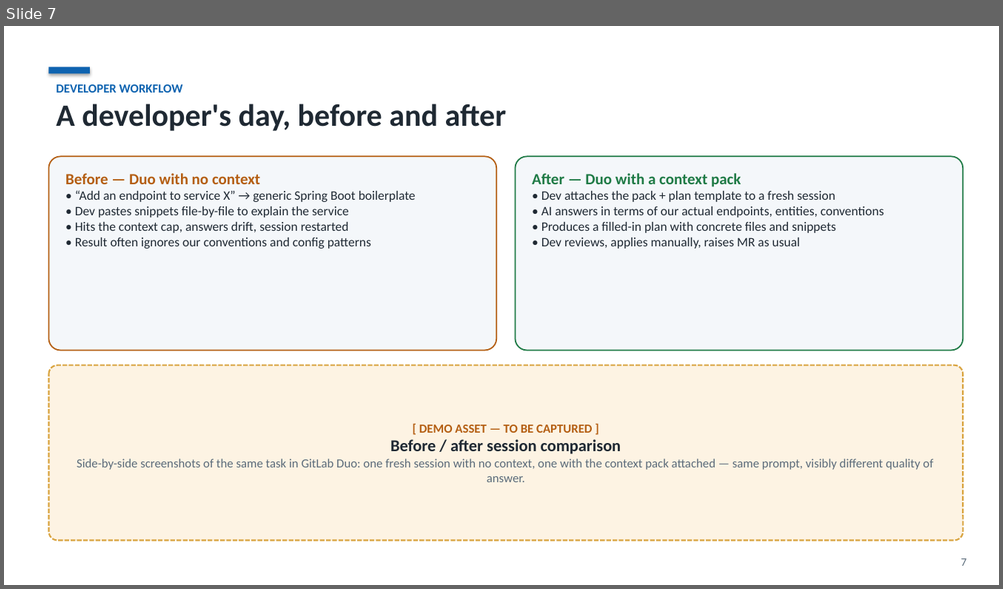
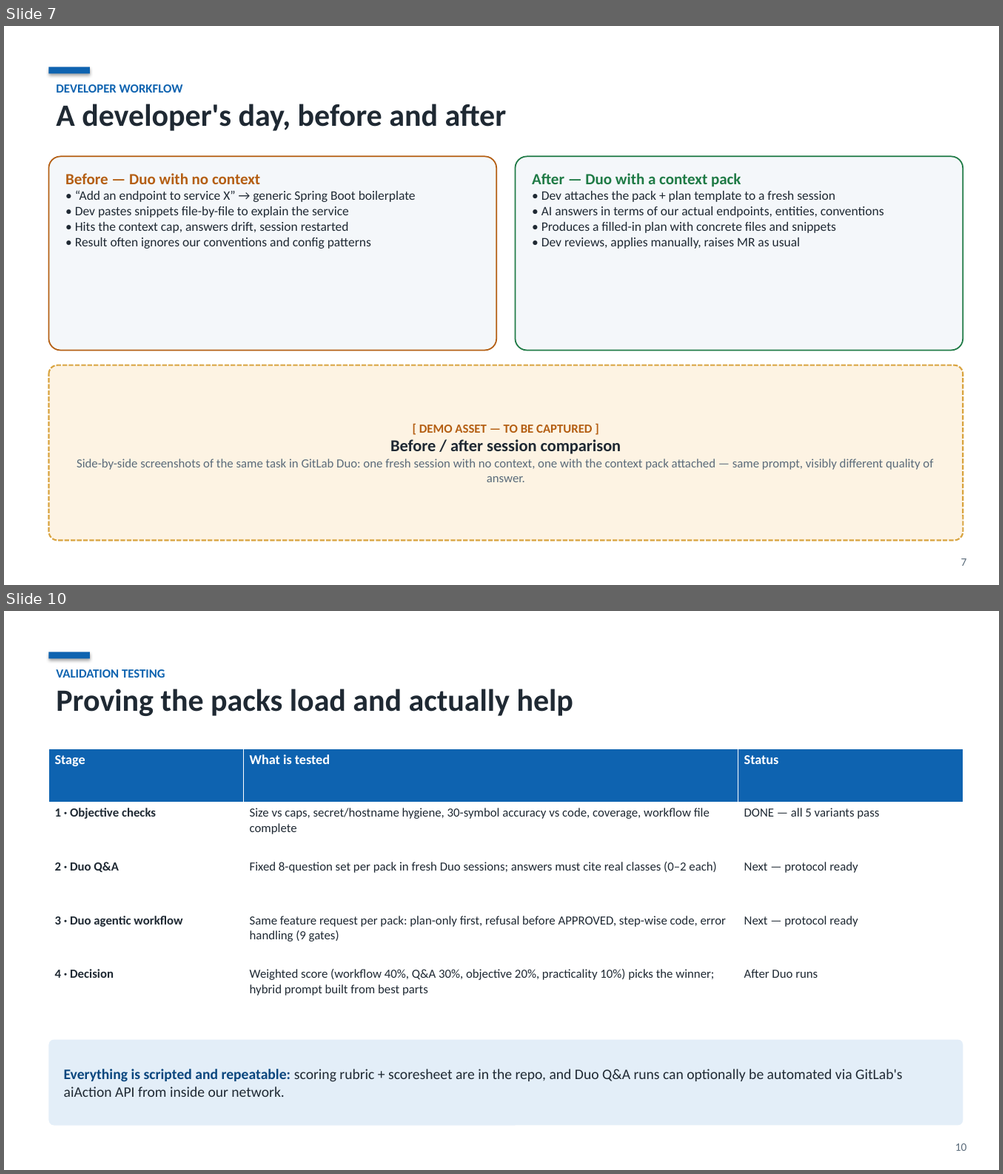
Before and after one commit to kamilhakim-s/claude2duo, a slide deck: deck/claude2duo-context-packs.pptx. Shown one above the other, each under a label of ours: slide 7 before the commit, slides 7 and 10 after it; the slides between them are not shown. The pictures are 1003x589 and 1003x1174 pixels, drawn with LibreOffice and Linux fonts; fonts in the diff are those of the drawing. Boxes give left, top, right and bottom in pixels: in the first picture for what was removed or moved away, otherwise in the second. Text is boxed around its words. In the diff, an @@ line names an element or a change of style, - is before the commit and + after.

```diff
--- a/deck/claude2duo-context-packs.pptx
+++ b/deck/claude2duo-context-packs.pptx
@@ slide 10 added at (4, 611, 999, 1170), background #FFFFFF @@
@@ rectangle added at (48, 652, 90, 659), fill #0E63B0 @@
@@ text added at (56, 669, 573, 716), 30 pt, text #1F2933, bold @@
+VALIDATION TESTING
+Proving the packs load and actually help
@@ table added at (48, 749, 963, 1017), 5 rows, 3 columns @@
+Stage | What is tested | Status
+1 · Objective checks | Size vs caps, secret/hostname hygiene, 30-symbol accuracy vs code, coverage, workflow file complete | DONE — all 5 variants pass
+2 · Duo Q&A | Fixed 8-question set per pack in fresh Duo sessions; answers must cite real classes (0–2 each) | Next — protocol ready
+3 · Duo agentic workflow | Same feature request per pack: plan-only first, refusal before APPROVED, step-wise code, error handling (9 gates) | Next — protocol ready
+4 · Decision | Weighted score (workflow 40%, Q&A 30%, objective 20%, practicality 10%) picks the winner; hybrid prompt built from best parts | After Duo runs
@@ rounded rectangle added at (48, 1040, 963, 1126), fill #E3EEF8, 14 pt, text #1F2933 @@
+Everything is scripted and repeatable: scoring rubric + scoresheet are in the repo, and Duo Q&A runs can optionally be automated via GitLab's aiAction API from inside our network.
@@ text added at (955, 1144, 967, 1151), 11 pt, text #5A6B7A @@
+10
```
Also in this commit, not shown: 7 slides changed, 2 other slides added, 2 slides removed, 3 other files.
